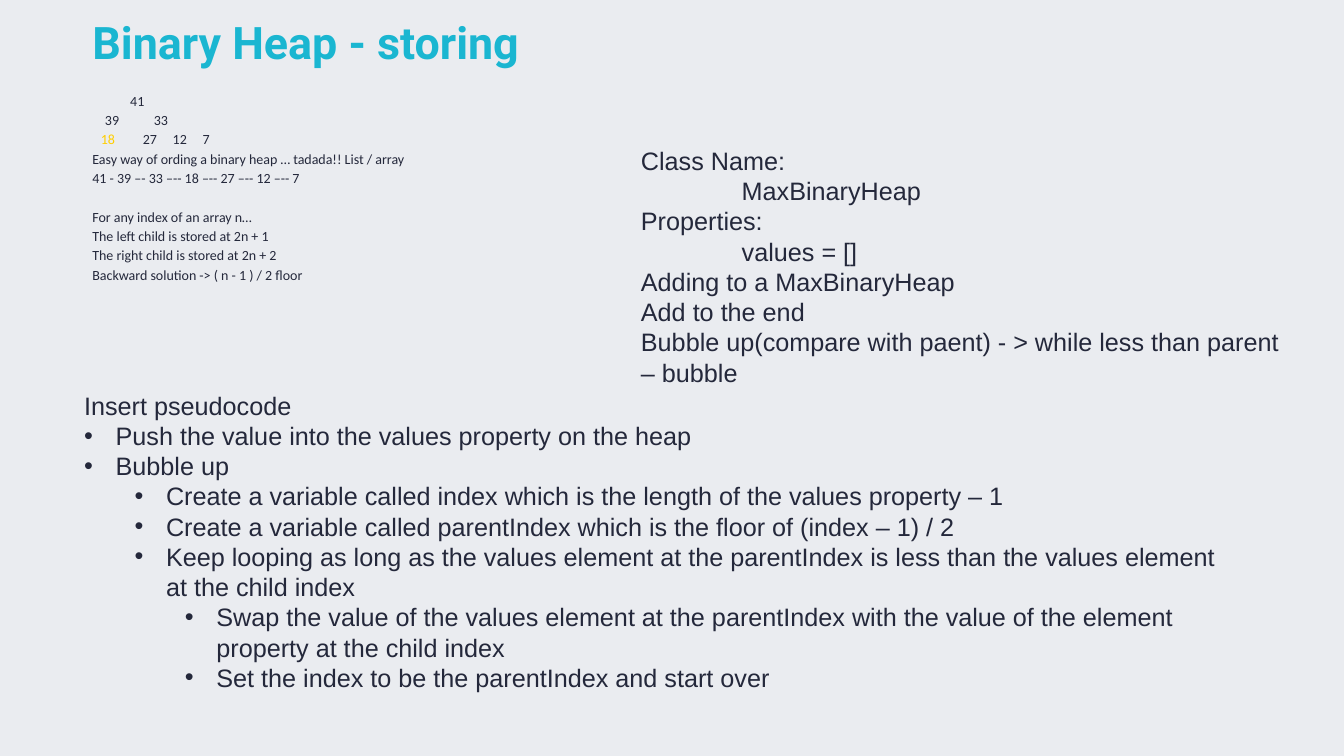
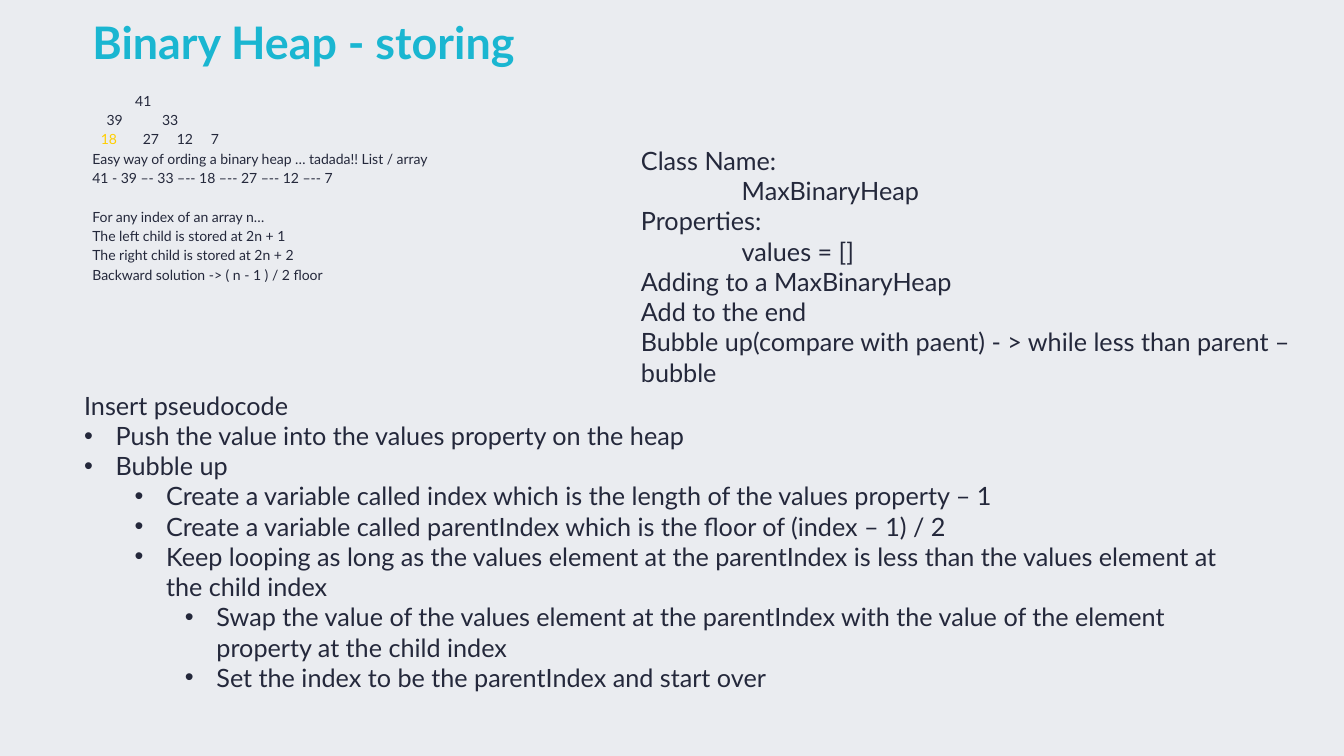
Before and after one commit to TigranVardanyan/Algorithms-and-Data-structures, a slide deck: slide 21 of ds&a.pptx. Drawn at 1344x756 pixels with LibreOffice and Linux fonts; fonts in the diff are those of the drawing. Boxes give left, top, right and bottom in pixels: in the first picture for what was removed or moved away, otherwise in the second. Text is boxed around its words. In the diff, an @@ line names an element or a change of style, - is before the commit and + after.

```diff
--- a/ds&a.pptx
+++ b/ds&a.pptx
@@ title "Binary Heap - storing" at [92, 25, 514, 67]: font Roboto to Lato @@
@@ text "41" at [92, 96, 428, 280]: font Calibri to Lato @@
@@ text "Class Name:" at [641, 151, 1268, 382]: font Arial to Lato @@
@@ text "Insert pseudocode" at [84, 396, 1216, 691]: font Arial to Lato @@
```
Also in this commit, not shown: 26 other slides changed.
